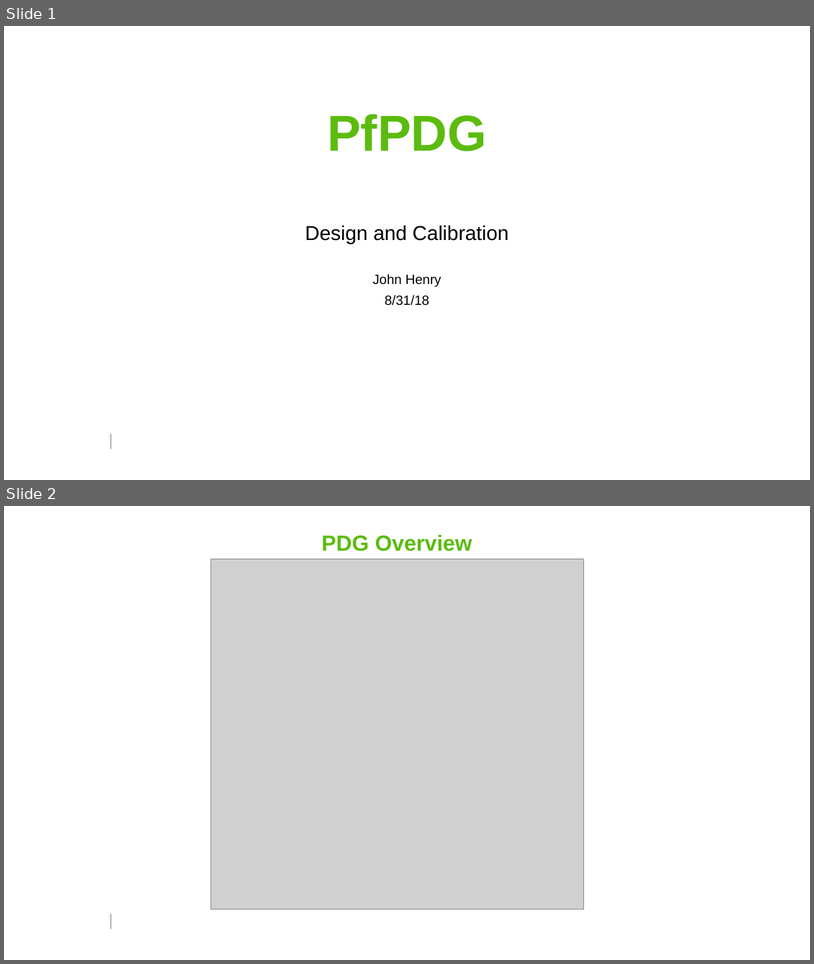
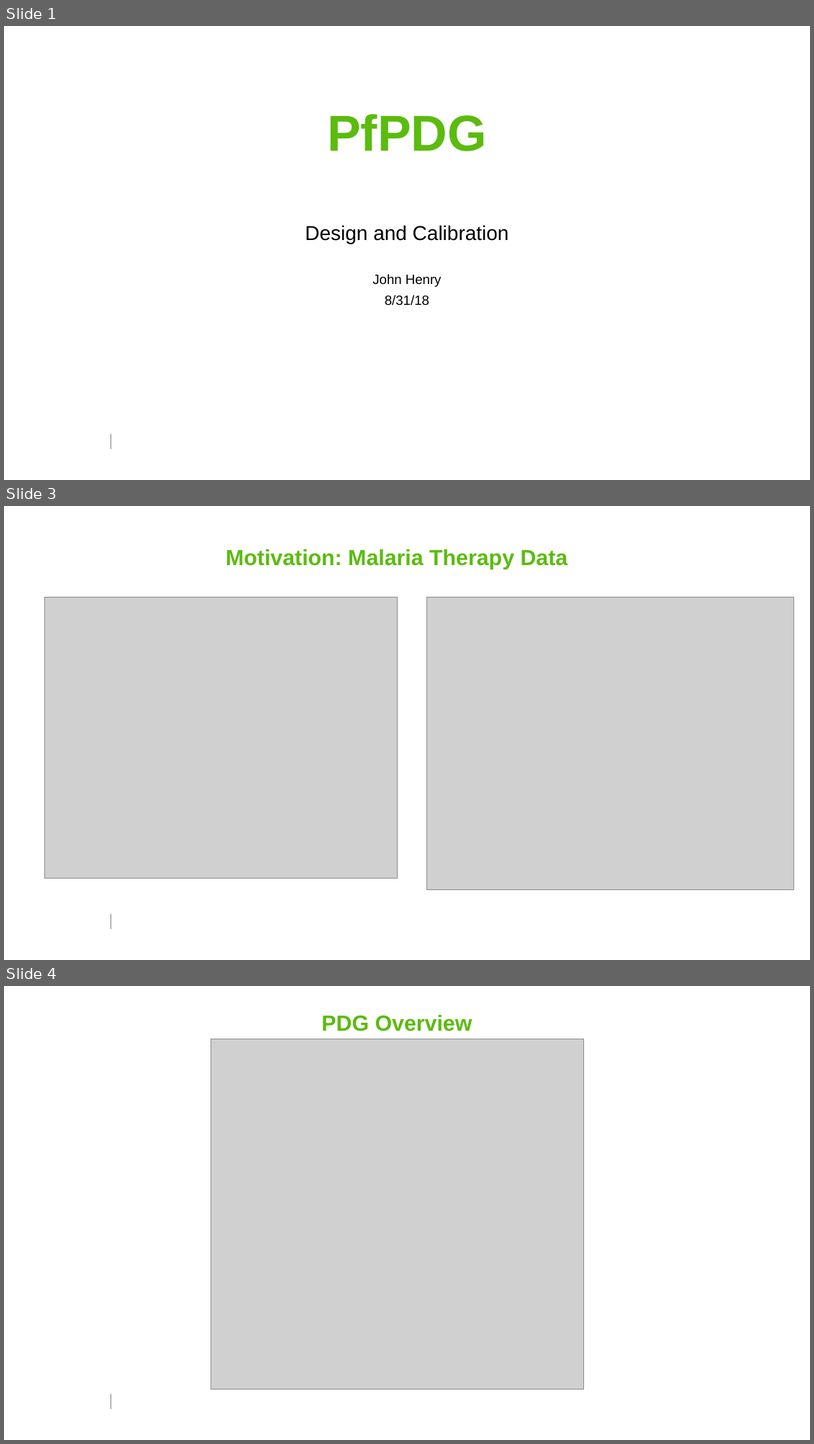
Before and after one commit to smitdave/MASH-Main, a slide deck: MASH-dev/JohnHenry/PDG/PfPDG.pptm. Shown one above the other, each under a label of ours: slides 1 and 2 before the commit, slides 1, 3 and 4 after it; the slides between them are not shown. The pictures are 814x964 and 814x1444 pixels, drawn with LibreOffice and Linux fonts; fonts in the diff are those of the drawing; grey boxes stand for pictures; background and template pictures are left out. Boxes give left, top, right and bottom in pixels: in the first picture for what was removed or moved away, otherwise in the second. Text is boxed around its words. In the diff, an @@ line names an element or a change of style, - is before the commit and + after.

Commit message:
malaria therapy data analysis extended, fitting continues

```diff
--- a/MASH-dev/JohnHenry/PDG/PfPDG.pptm
+++ b/MASH-dev/JohnHenry/PDG/PfPDG.pptm
@@ slide 3 added at [4,506,810,960], background #FFFFFF; not listed: 1 template element that a slide beside it also shows @@
@@ title added at [226,549,568,569], 26 pt, text #5BBB0E, bold @@
+Motivation: Malaria Therapy Data
@@ picture added at [44,597,397,878] @@
@@ picture added at [427,597,794,890] @@
@@ what was slide 2 is now slide 4 @@
```
Also in this commit, not shown: 5 slides changed, 10 other slides added, 2 slides removed, 5 other files.
